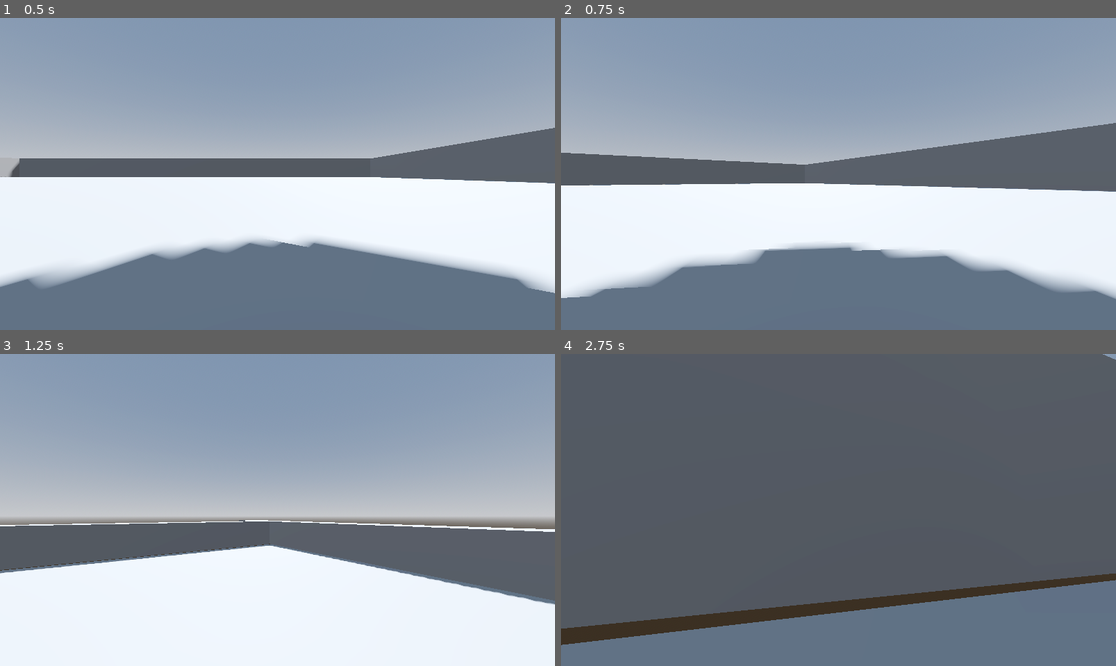
Above: before the commit, frames 1-4 (two rows, left to right).
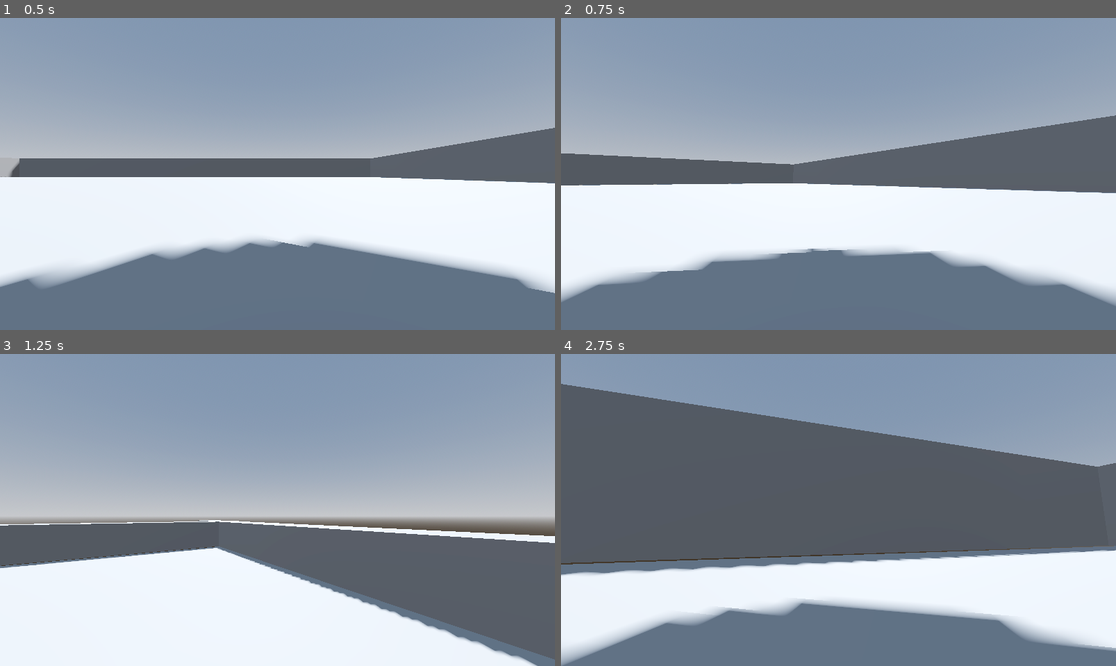
Above: after the commit, the same moments.

Repository: uniqueusername/burning-paper
Game: Godot game, scene res://world.tscn
Same seed, same stepped clock (60 frames per second), same inputs: the game is played once before the commit and once after it.
Inputs (mouse positions are in pixels of both pictures, inside the frame that each line leads up to):
- Up to frame 1 (0.5 s): no input
- Up to frame 2 (0.75 s): tap Enter at 0.5 s; move the mouse to (866, 174) at 0.52 s; hold W (forward) from 0.53 s (still down)
- Up to frame 3 (1.25 s): keep holding W (forward); tap Space (jump) at 0.77 s
- Up to frame 4 (2.75 s): keep holding W (forward); move the mouse to (810, 510) at 1.27 s; tap Space (jump) at 1.52 s; move the mouse to (849, 503) at 2.02 s

Frame 1 is identical in both runs. In frame 2, 3.5% of the frame differs, in the area x 0-100%, y 31-92%; in frame 3, 11%; in frame 4, 47%, in the area x 0-100%, y 0-100%.

Commit message:
fix player movement to camera direction

Diff:
--- a/movement.gd
+++ b/movement.gd
@@ -30,7 +30,7 @@
 	# Get the input direction and handle the movement/deceleration.
 	# As good practice, you should replace UI actions with custom gameplay actions.
 	var input_dir = Input.get_vector("left", "right", "forward", "backward")
-	var direction = (transform.basis * Vector3(input_dir.x, 0, input_dir.y)).normalized()
+	var direction = (head.transform.basis * Vector3(input_dir.x, 0, input_dir.y)).normalized()
 	if direction:
 		velocity.x = direction.x * SPEED
 		velocity.z = direction.z * SPEED
